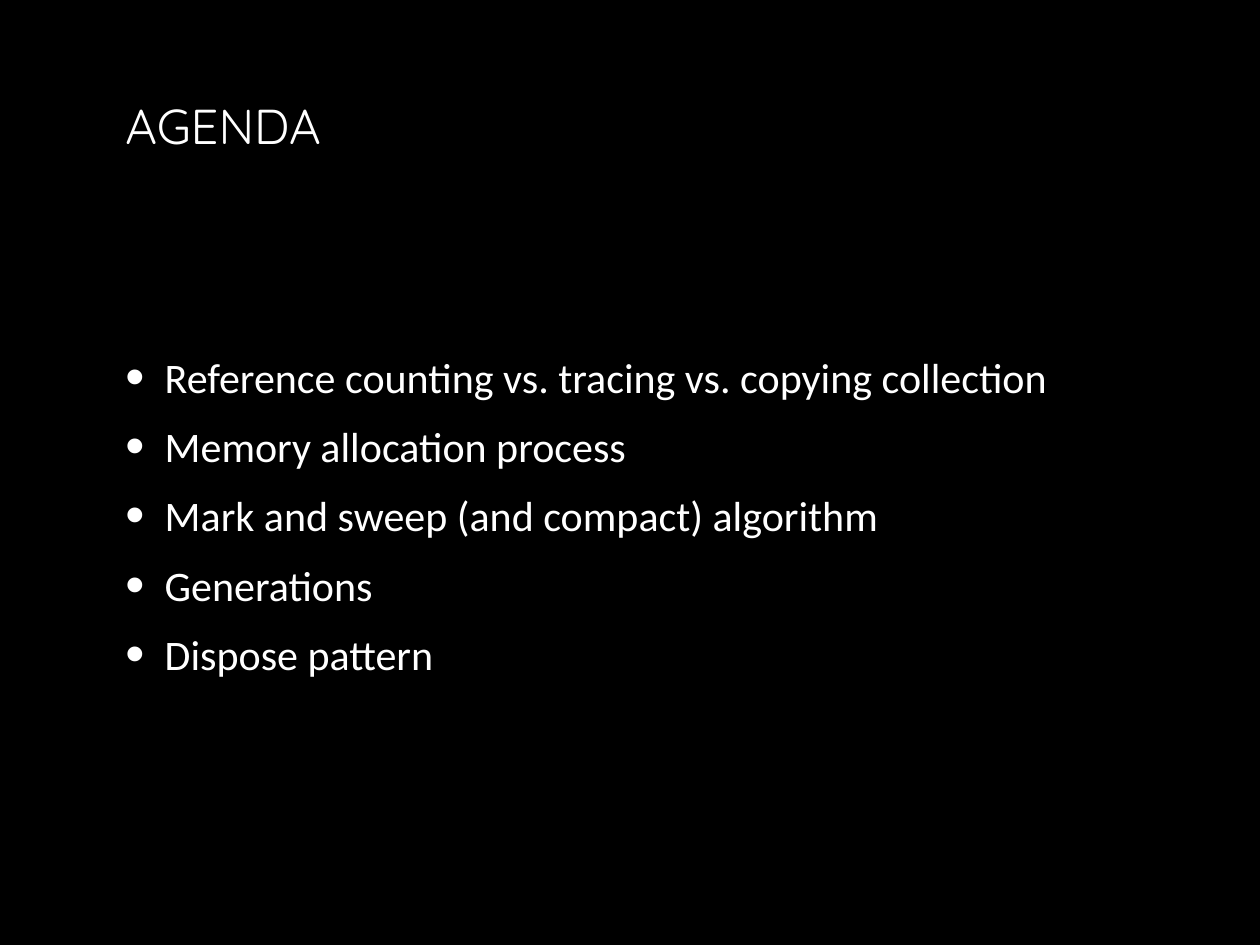
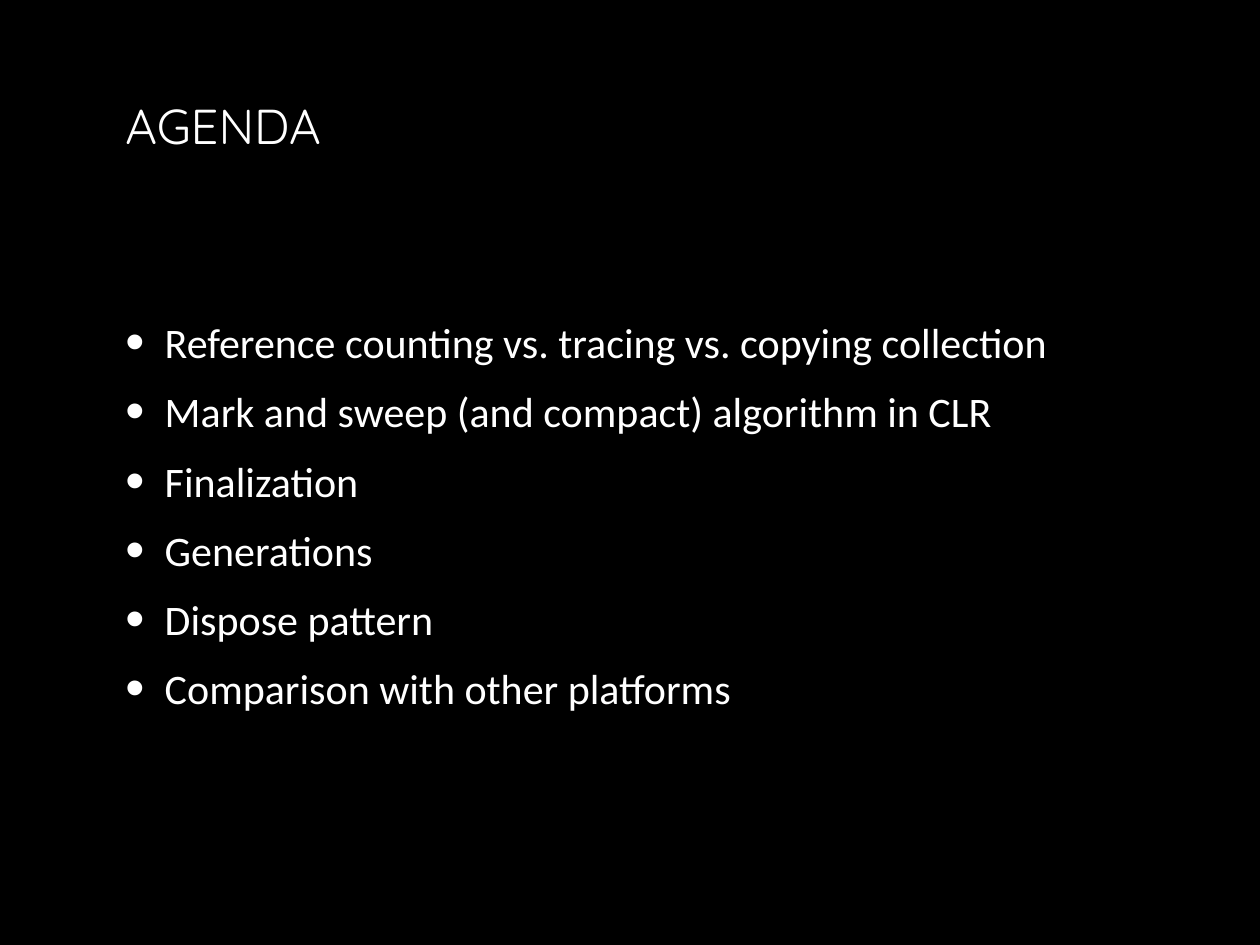
Before and after one commit to yuriyshapovalov/slides, a slide deck: slide 2 of ppt/Garbage collection in dotnet.pptx. Drawn at 1260x945 pixels with LibreOffice and Linux fonts; fonts in the diff are those of the drawing; background and template pictures are left out. Boxes give left, top, right and bottom in pixels: in the first picture for what was removed or moved away, otherwise in the second. Text is boxed around its words. In the diff, an @@ line names an element or a change of style, - is before the commit and + after.

```diff
--- a/ppt/Garbage collection in dotnet.pptx
+++ b/ppt/Garbage collection in dotnet.pptx
@@ text at [165,396,991,498]: text changed @@
-• Memory allocation process
-• Mark and sweep (and compact) algorithm
+• Mark and sweep (and compact) algorithm in CLR
+• Finalization
@@ text at [165,674,731,711]: paragraph added @@
+• Comparison with other platforms
```
Also in this commit, not shown: 2 other slides changed, 4 slides added, 1 slide removed.
